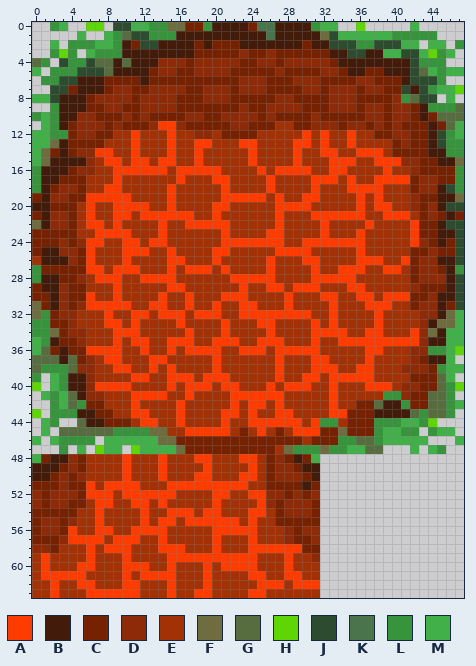
Pixel-art sprite: Assets/All_Elements/Map_Elements/water.png. Above, as it was before the edit.
The file is 48x64 pixels. Colours within 5 levels of each other are drawn and written as one.
Palette (. is transparent): A #ff3c00  B #431b0b  C #762100  D #8d2a07  E #a23205  F #6d6d3f  G #586d3f  H #60d504  J #2d4c2f  K #49744c  L #38933d  M #42b049
After the commit:
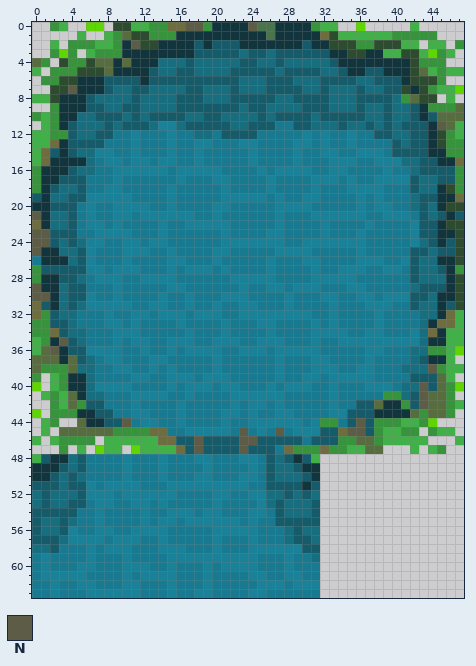
Colours new in this view: N #5c5c47
Changes in this commit:
@@ palette @@
-A #ff3c00
+A #198298
-B #431b0b
+B #12353d
-C #762100
+C #155b69
-D #8d2a07
+D #176e7e
-E #a23205
+E #187a90
@@ x 9..26 @@
- 0 JJMMLLFFCCLBBBBCKK
+ 0 JJMMLLFFNNLBBBBNKK
  1 LGJJLLLBBBBBBBBBBK
- 2 LBCJJBBBBCBCCCBBBB
+ 2 LBNJJBBBBCBCCCBBBB
  3 LBBBBBBBBCCCCCDCCD
@@ x 2..6 @@
  6 LJJBB
- 7 JJCBB
+ 7 JJNBB
  8 JBBBC
@@ x 43..47 @@
 10 BCGGG
-11 CBCGM
+11 CBNGM
 12 CBJLM
@@ x 0..3 @@
 20 BBCC
-21 CBDD
+21 NBDD
 22 FBDD
-23 CCCC
-24 CCCD
-25 CBBD
+23 NNCC
+24 NNCD
+25 NBBD
 26 EBBB
@@ x 0..3 @@
 28 LBBC
-29 CBBD
-30 CCBD
+29 NBBD
+30 NNBD
 31 FCBD
@@ x 0..47 @@
 34 LLFCDDEEEAAAEEEEEAEEEAEEEEAEEEEAAAAEEAAEEEADFBMM
-35 MLBCCDEEEAEAAEEAAAEEAAAEEAAAEEEAEEAAAAAAAAADBBMM
-36 MGCBCCAAAAEEAEEAEAAAAEEAAAEAAAAAEEEEEAAEEEDDLLMH
+35 MLBNCDEEEAEAAEEAAAEEAAAEEAAAEEEAEEAAAAAAAAADBBMM
+36 MGNBCCAAAAEEAEEAEAAAAEEAAAEAAAAAEEEEEAAEEEDDLLMH
 37 GGGBGCDEAAEEEAAEEEEEAEEEEEEAEEEAAEEEEAEEEEDCBBM.
-38 GLLLGDDEEAAEEAEAEEEEAEEEEEEAEEEAAAEEAAEEEDDDCLMM
+38 GLLLGDDEEAAEEAEAEEEEAEEEEEEAEEEAAAEEAAEEEDDDNLMM
 39 L.MLBBDEEEEAAEEAAAEAAAEEEEEAEEAAEAAAAAEEEECCCGM.
-40 H.MLBBDAAAAEEEEAEAAAEAAEEEAEAAAEEAEEEAAAEDDCCGLH
-41 .MLMGBDDEEEAAAAEEAEEEEAAAAAAEEEEEAEEEEELLDCCGGL.
-42 ..LMGLCCEEEAEEEEAEEEEEAEAAEAEEEEEAEECCGBBLCCGGLM
+40 H.MLBBDAAAAEEEEAEAAAEAAEEEAEAAAEEAEEEAAAEDDNCGLH
+41 .MLMGBDDEEEAAAAEEAEEEEAAAAAAEEEEEAEEEEELLDCNGGL.
+42 ..LMGLCCEEEAEEEEAEEEEEAEAAEAEEEEEAEECCGBBLCNGGLM
 43 H.LLLBBCCEEAAEEEAEEEEAAEAEEAAEEEEAACCCBBBBGLGGL.
-44 .ML..GBBCCCEAAEEAEEEEAEEAAAAAAEALLECCCLLLMMLH...
-45 .M.GGGGGGLLLLFFEEAAAAAECEAECEAAACCFCCCLMMLL.LMM.
-46 M.MLLLL.MMMMMMFFCCCCCCCCCCCCCCECCCLLGGLMMMMM...M
-47 ...L.M.HMM.HMMMMFCCCCCCCCCCEFLLLFLLMMGG...M.ML..
+44 .ML..GBBCCNEAAEEAEEEEAEEAAAAAAEALLECNCLLLMMLH...
+45 .M.GGGGGGLLLLFFEEAAAAAENEAENEAAACCFNNCLMMLL.LMM.
+46 M.MLLLL.MMMMMMFFCCNCCCCNNCCCCCECCCLLGGLMMMMM...M
+47 ...L.M.HMM.HMMMMFCNCCCCNCCCEFLLLFLLMMGG...M.ML..
 48 MCBBDCEEEEAEEEAEEEAAEEEAAECDCBCM................
